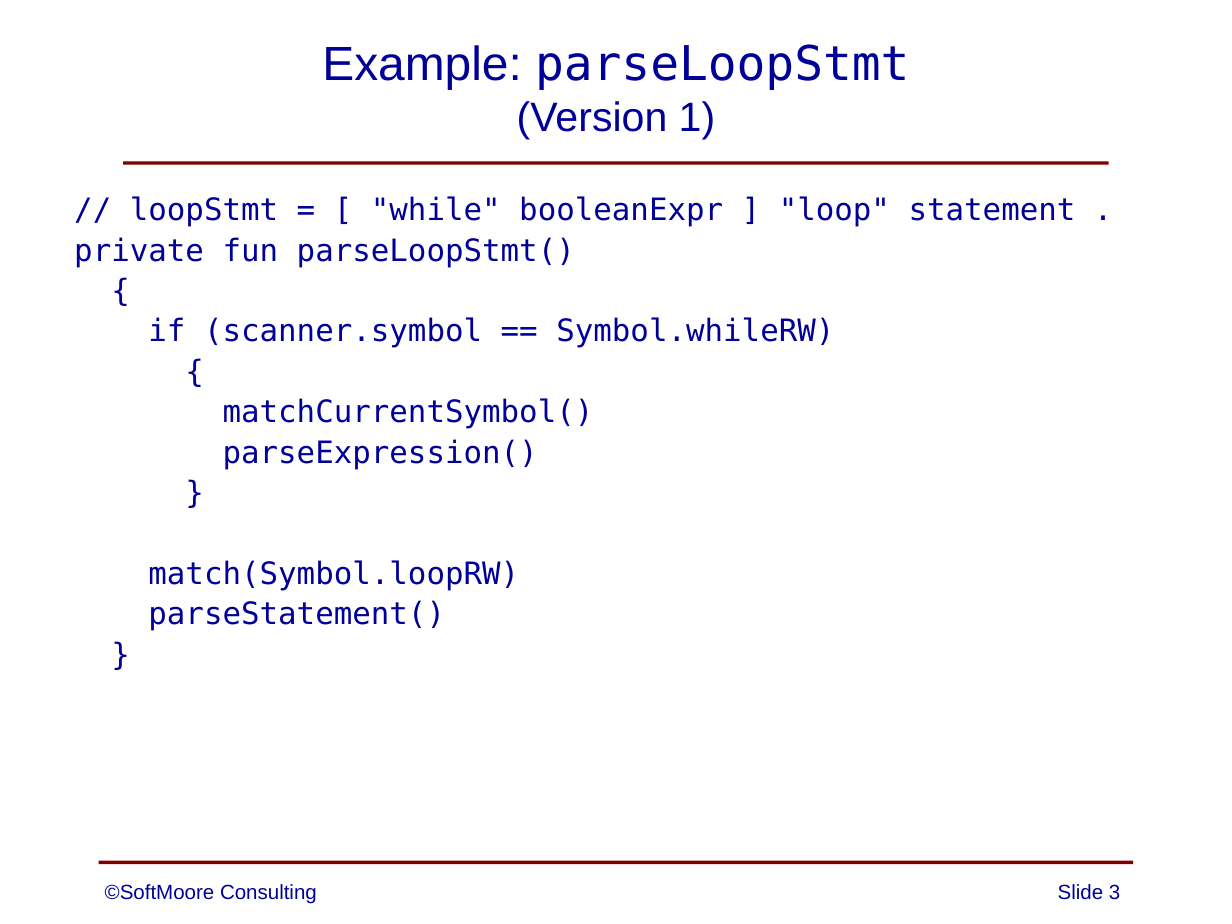
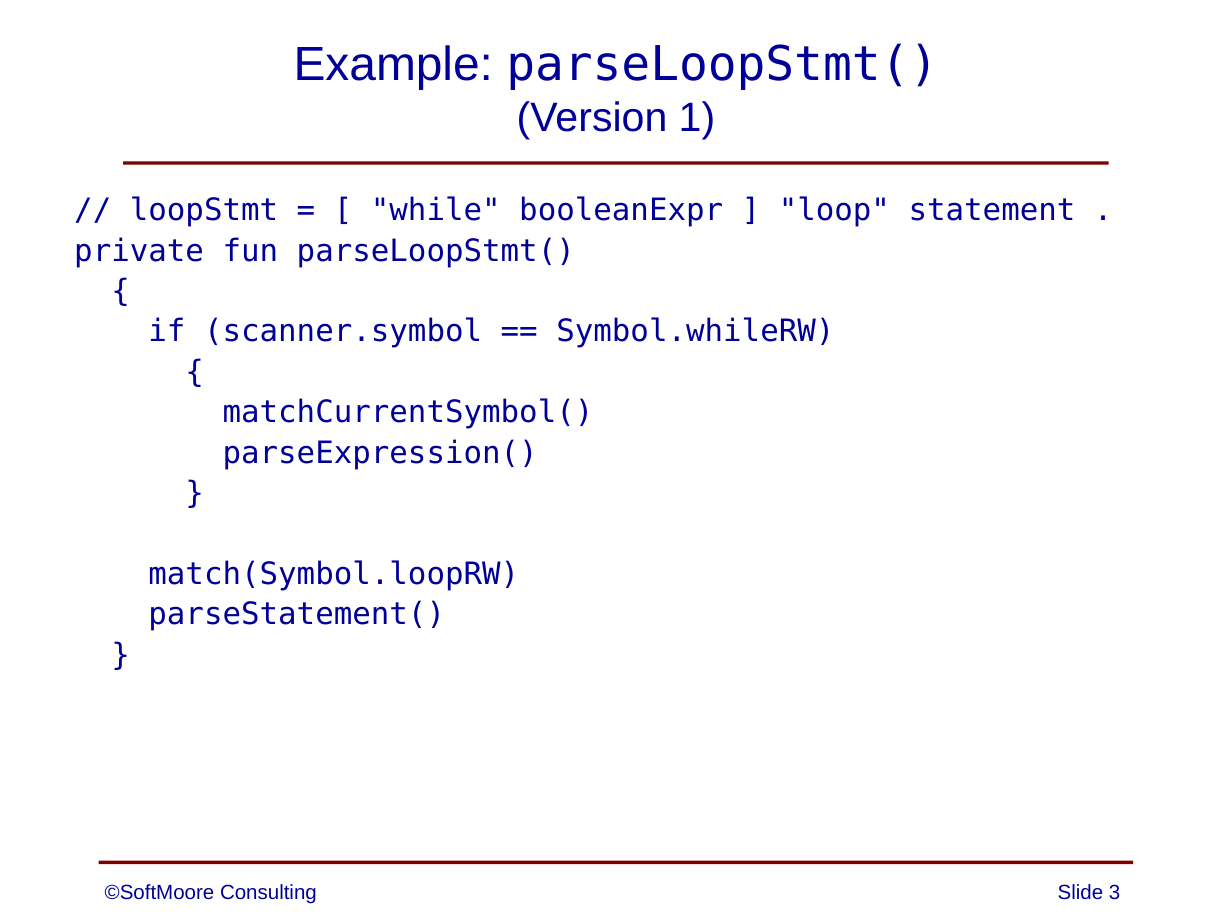
Before and after one commit to SoftMoore/CPRL-Kt-2nd, a slide deck: slide 3 of PowerPoints/06 - Syntax Analysis.pptx. Drawn at 1232x924 pixels with LibreOffice and Linux fonts; fonts in the diff are those of the drawing. Boxes give left, top, right and bottom in pixels: in the first picture for what was removed or moved away, otherwise in the second. Text is boxed around its words. In the diff, an @@ line names an element or a change of style, - is before the commit and + after.

```diff
--- a/PowerPoints/06 - Syntax Analysis.pptx
+++ b/PowerPoints/06 - Syntax Analysis.pptx
@@ title at (294,43,938,139): text changed @@
-Example: parseLoopStmt
-(Version 1)
+Example: parseLoopStmt()
+(Version 1)
```
Also in this commit, not shown: 3 other slides changed, 1 slide added.
